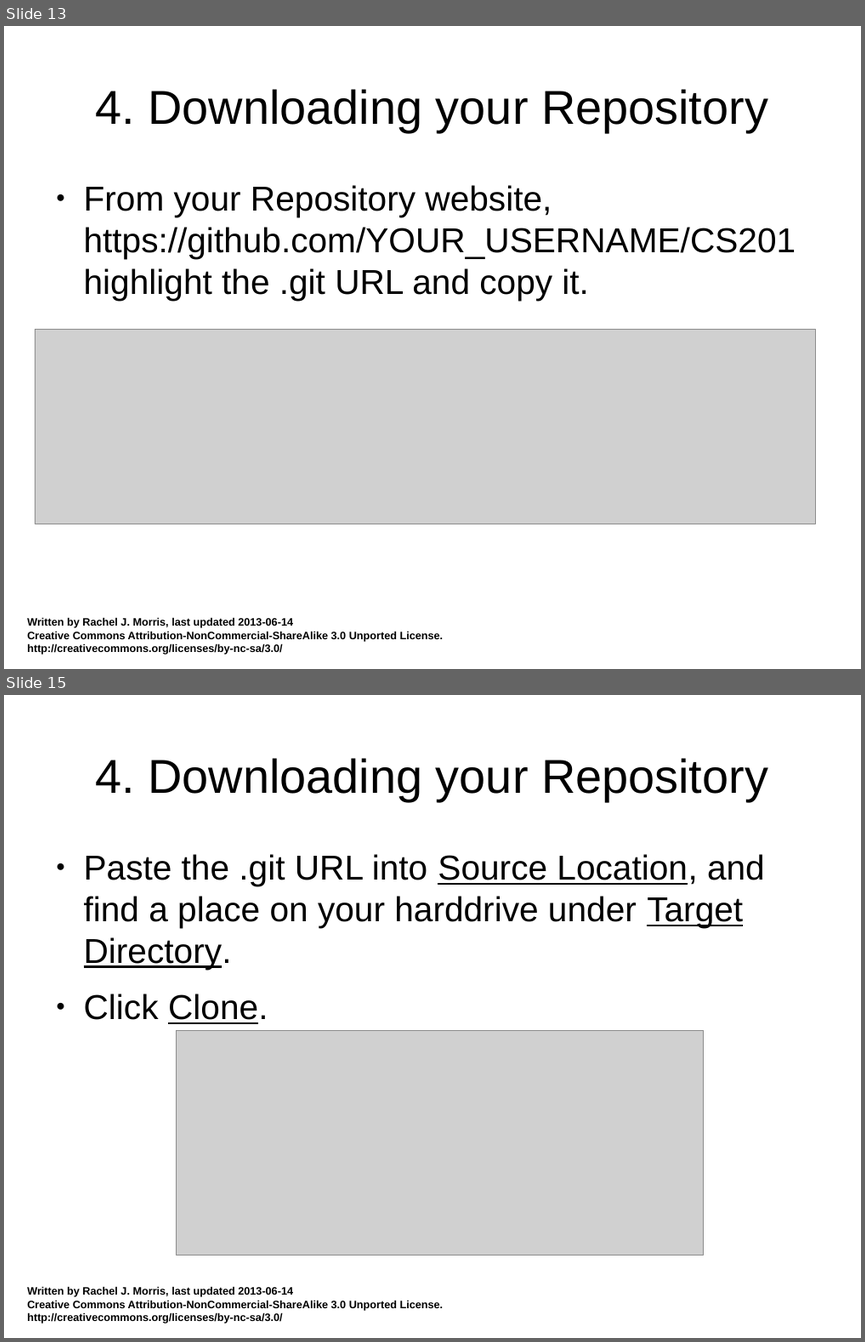
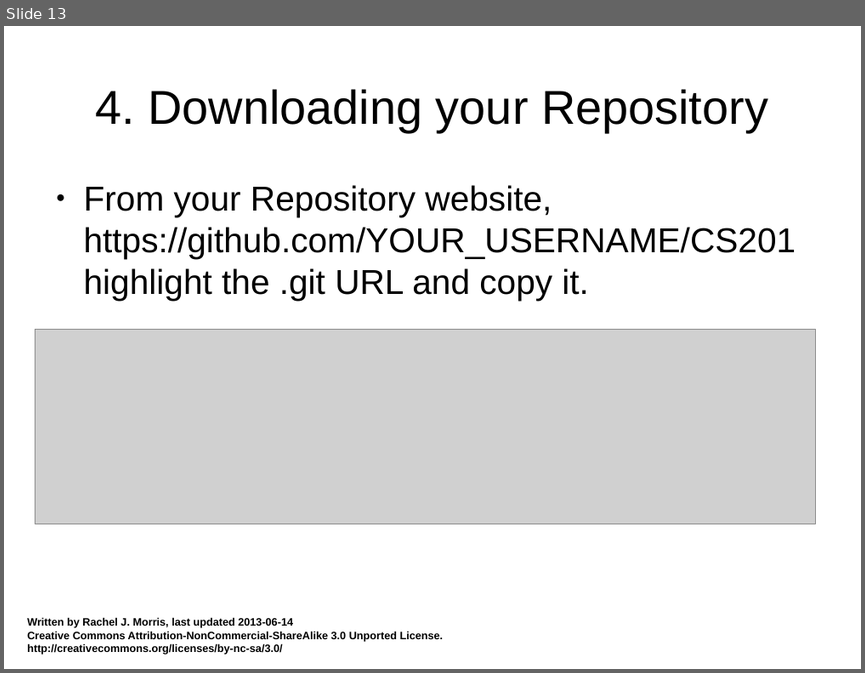
Before and after one commit to mactwist555/CPP-Course, a slide deck: Extra/How to use Git - GitBash.odp. Shown one above the other, each under a label of ours: slides 13 and 15 before the commit, slide 13 after it; the slides between them are not shown. The pictures are 865x1342 and 865x673 pixels, drawn with LibreOffice and Linux fonts; fonts in the diff are those of the drawing; grey boxes stand for pictures. Boxes give left, top, right and bottom in pixels: in the first picture for what was removed or moved away, otherwise in the second. Text is boxed around its words. In the diff, an @@ line names an element or a change of style, - is before the commit and + after.

Commit message:
Added instructions for using Git Bash / CLI
I'm not much of a CLI person, but I always prefer source control from
command line. :B

```diff
--- a/Extra/How to use Git - GitBash.odp
+++ b/Extra/How to use Git - GitBash.odp
@@ slide 15 removed at bbox=[4, 695, 861, 1338], background #FFFFFF; not listed: 1 template element that a slide beside it also shows @@
@@ title removed at bbox=[96, 758, 768, 801] @@
-4. Downloading your Repository
@@ text removed at bbox=[84, 854, 765, 1024] @@
-● Paste the .git URL into Source Location, and find a place on your harddrive under Target Directory.
-● Click Clone.
@@ picture removed at bbox=[177, 1030, 704, 1255] @@
```
Also in this commit, not shown: 9 slides changed, 6 slides added, 5 other slides removed.
